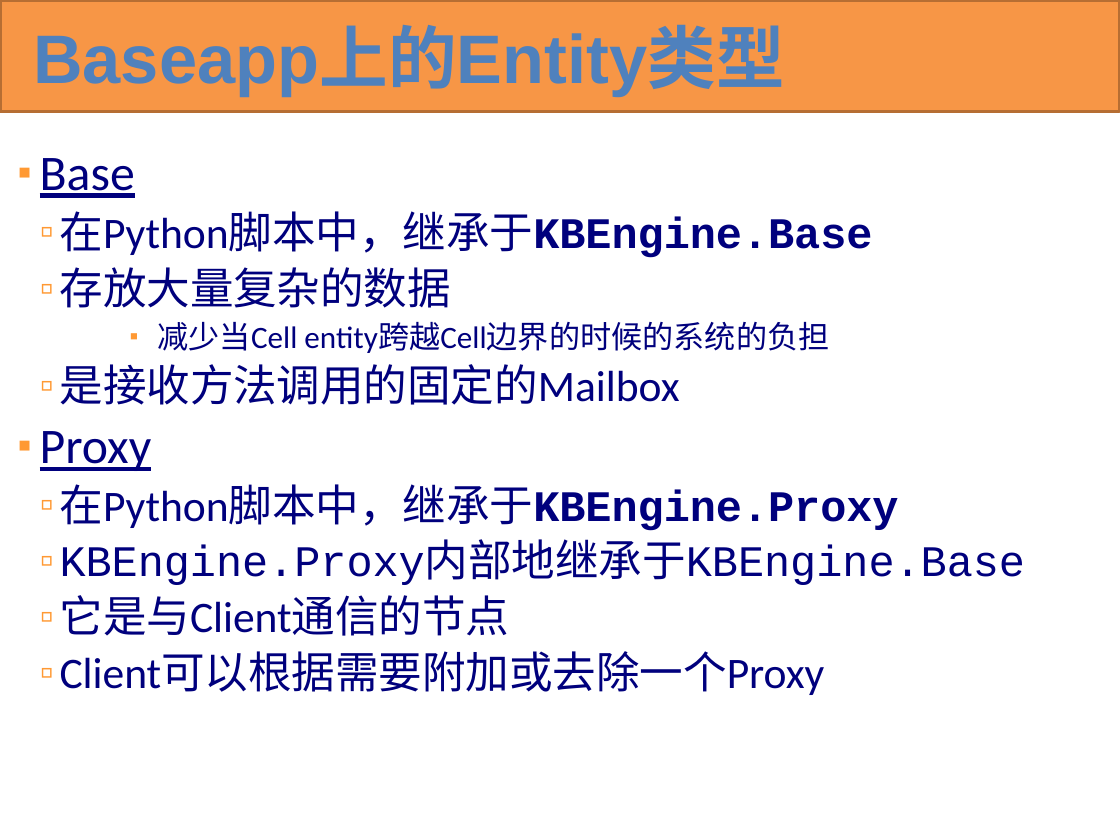
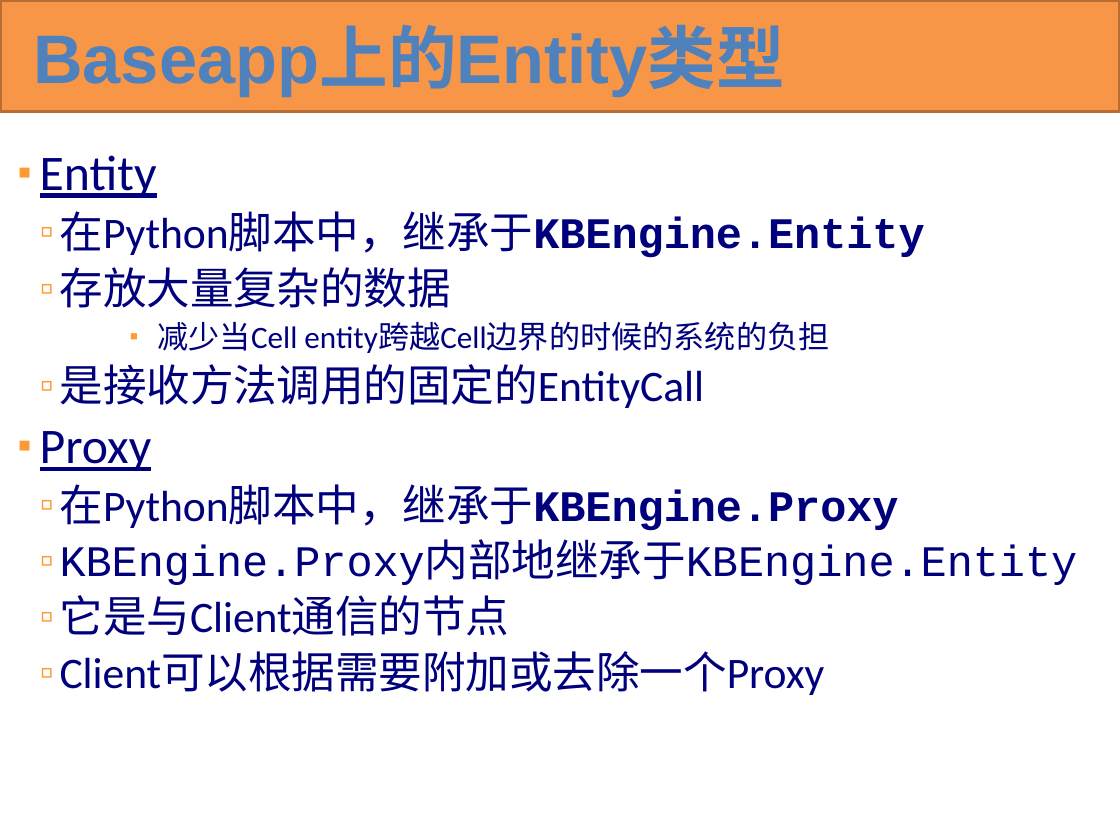
Before and after one commit to KBEngineLab/KBEngine-Nex, a slide deck: slide 84 of docs/KBEngine overview(cn).pptx. Drawn at 1120x840 pixels with LibreOffice and Linux fonts; fonts in the diff are those of the drawing. Boxes give left, top, right and bottom in pixels: in the first picture for what was removed or moved away, otherwise in the second. Text is boxed around its words. In the diff, an @@ line names an element or a change of style, - is before the commit and + after.

```diff
--- a/docs/KBEngine overview(cn).pptx
+++ b/docs/KBEngine overview(cn).pptx
@@ text at (x1=40, y1=155, x2=925, y2=258): text changed @@
-▪ Base
-  ▫ 在Python脚本中，继承于KBEngine.Base
+▪ Entity
+  ▫ 在Python脚本中，继承于KBEngine.Entity
@@ text at (x1=60, y1=364, x2=705, y2=408): text changed @@
-  ▫ 是接收方法调用的固定的Mailbox
+  ▫ 是接收方法调用的固定的EntityCall
@@ text at (x1=60, y1=545, x2=1078, y2=585): text changed @@
-  ▫ KBEngine.Proxy内部地继承于KBEngine.Base
+  ▫ KBEngine.Proxy内部地继承于KBEngine.Entity
```
Also in this commit, not shown: 35 other slides changed, 1 other file.
